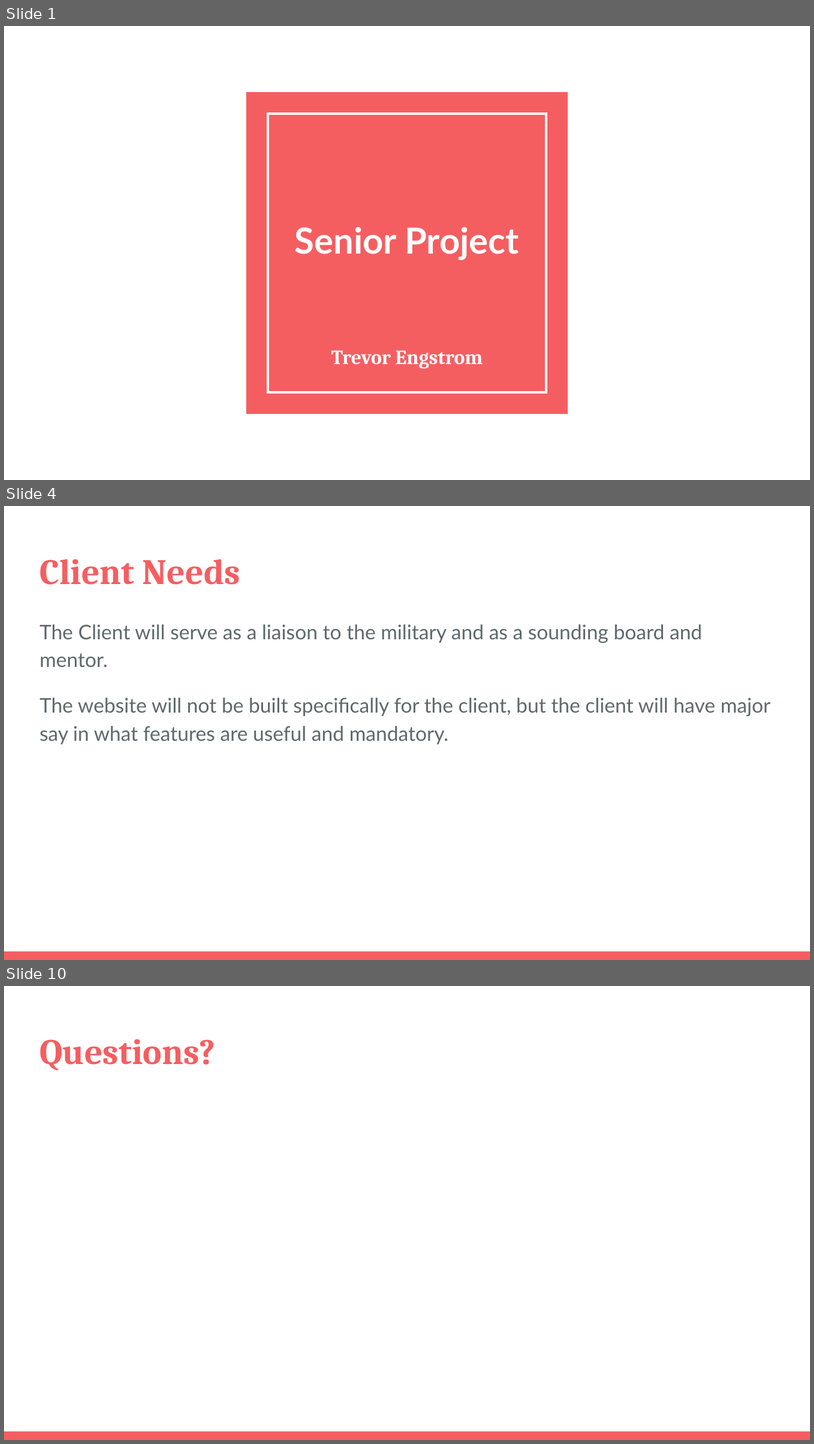
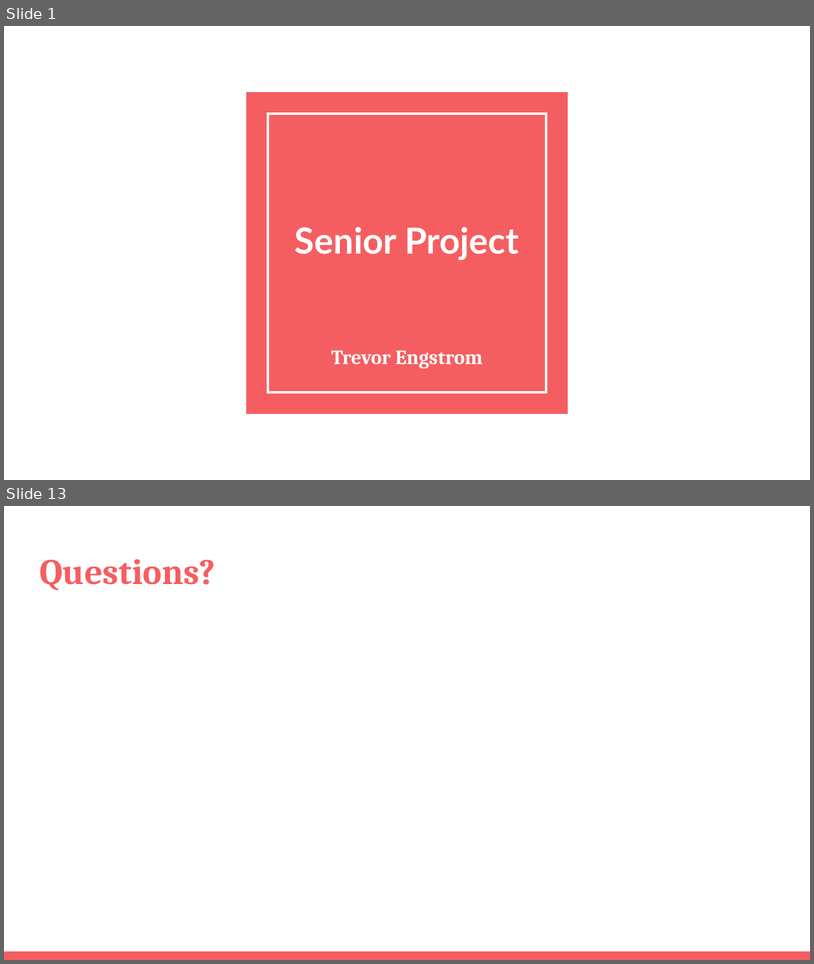
Before and after one commit to trevorengstrom/SeniorProject, a slide deck: Senior Project.pptx. Shown one above the other, each under a label of ours: slides 1, 4 and 10 before the commit, slides 1 and 13 after it; the slides between them are not shown. The pictures are 814x1444 and 814x964 pixels, drawn with LibreOffice and Linux fonts; fonts in the diff are those of the drawing. Boxes give left, top, right and bottom in pixels: in the first picture for what was removed or moved away, otherwise in the second. Text is boxed around its words. In the diff, an @@ line names an element or a change of style, - is before the commit and + after.

```diff
--- a/Senior Project.pptx
+++ b/Senior Project.pptx
@@ slide 4 removed at bbox=[4, 506, 810, 960], background #FFFFFF; not listed: 1 template element that a slide beside it also shows @@
@@ title removed at bbox=[39, 559, 240, 585] @@
-Client Needs
@@ text removed at bbox=[39, 624, 771, 744] @@
-The Client will serve as a liaison to the military and as a sounding board and mentor.
-The website will not be built specifically for the client, but the client will have major say in what features are useful and mandatory.
@@ what was slide 10 is now slide 13 @@
```
Also in this commit, not shown: 11 slides added, 7 other slides removed.
